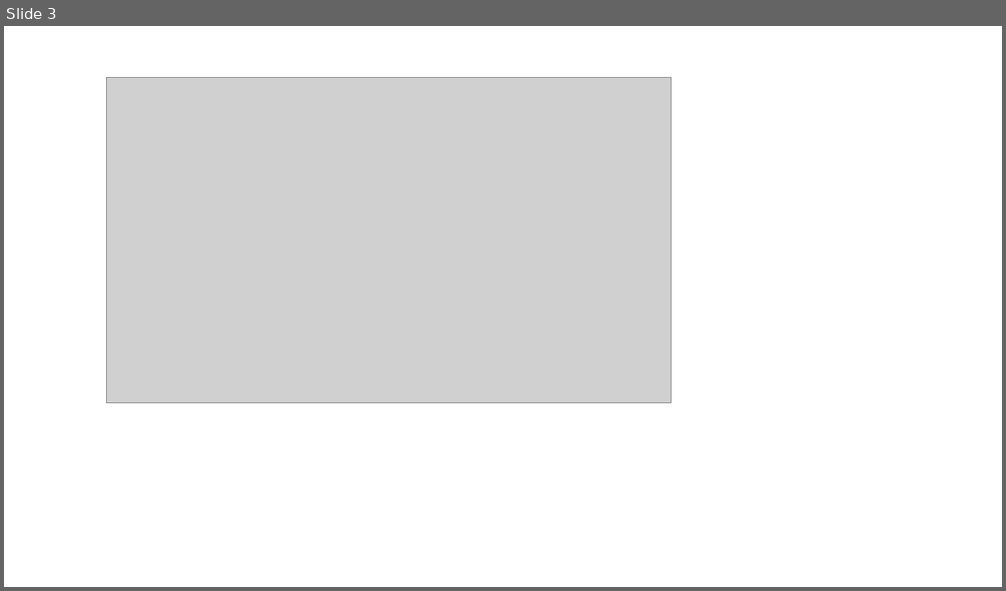
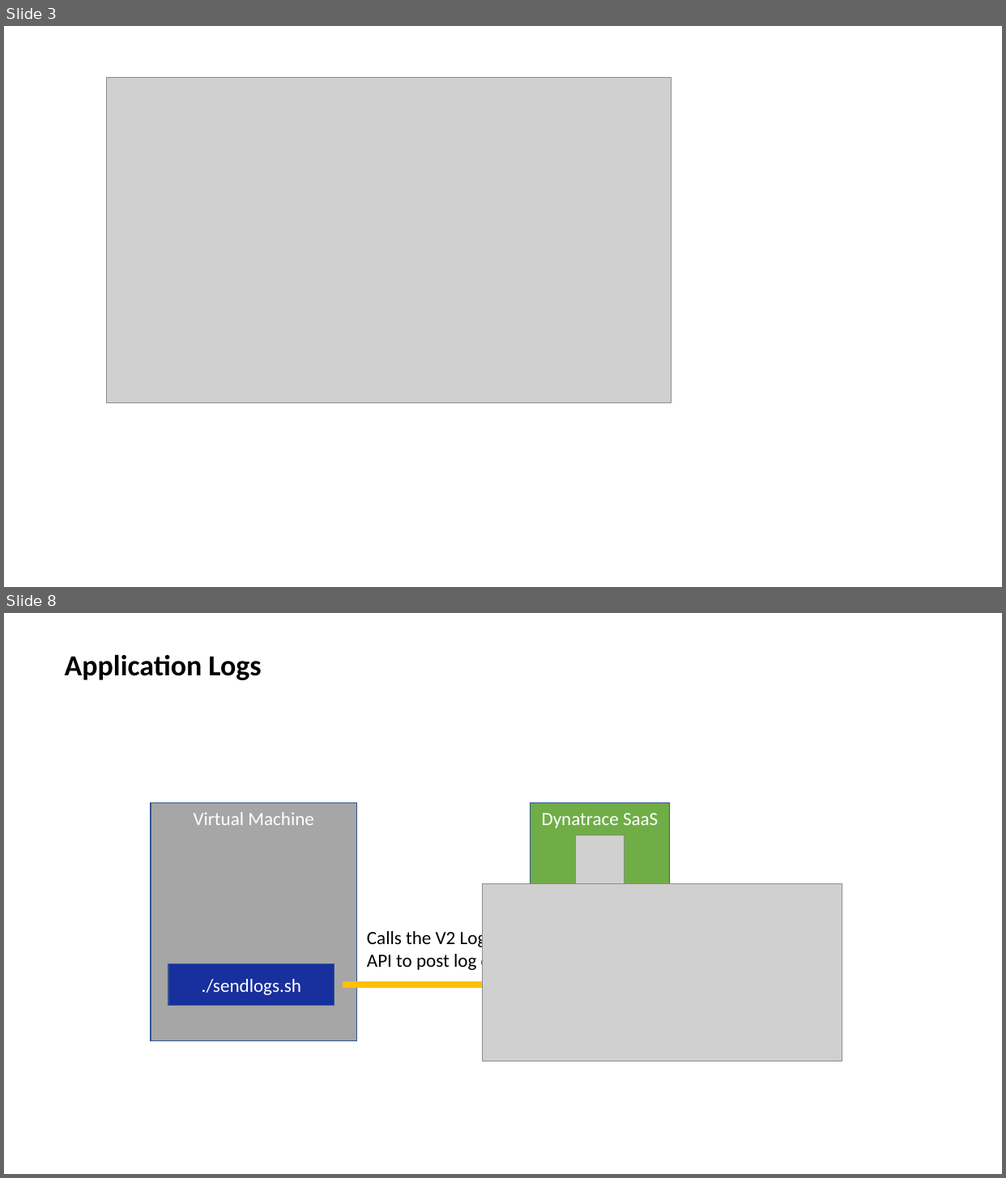
Before and after one commit to dt-demos/dt-metric-and-log-ingest, a slide deck: images/images.pptx. Shown one above the other, each under a label of ours: slide 3 before the commit, slides 3 and 8 after it; the slides between them are not shown. The pictures are 1006x591 and 1006x1178 pixels, drawn with LibreOffice and Linux fonts; fonts in the diff are those of the drawing; grey boxes stand for pictures. Boxes give left, top, right and bottom in pixels: in the first picture for what was removed or moved away, otherwise in the second. Text is boxed around its words. In the diff, an @@ line names an element or a change of style, - is before the commit and + after.

```diff
--- a/images/images.pptx
+++ b/images/images.pptx
@@ slide 8 added at [4, 613, 1002, 1174], background #FFFFFF @@
@@ text added at [65, 654, 261, 680], 28 pt, text #000000, bold @@
+Application Logs
@@ rectangle added at [151, 803, 356, 1041], fill #A6A6A6, outline #325491 1 pt, 18 pt, text #FFFFFF @@
+Virtual Machine
@@ rectangle added at [530, 803, 670, 1041], fill #70AD47, outline #325491 1 pt, 18 pt, text #FFFFFF @@
+Dynatrace SaaS
@@ picture added at [575, 835, 624, 884] @@
@@ picture added at [483, 884, 842, 1061] @@
@@ text added at [367, 928, 514, 972], 18 pt, text #000000 @@
+Calls the V2 Logs API to post log data
@@ rectangle added at [168, 964, 335, 1005], fill #182F9E, outline #325491 1 pt, 18 pt, text #FFFFFF @@
+./sendlogs.sh
@@ arrow added from (343, 985) to (513, 985), #FFC000 6 pt @@
```
Also in this commit, not shown: 5 other slides added, 15 other files.
